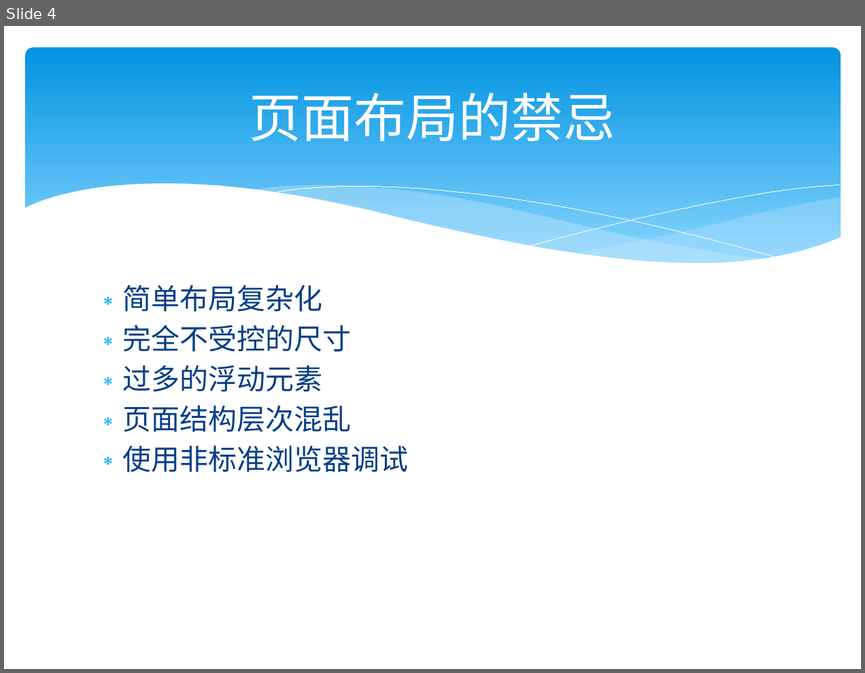
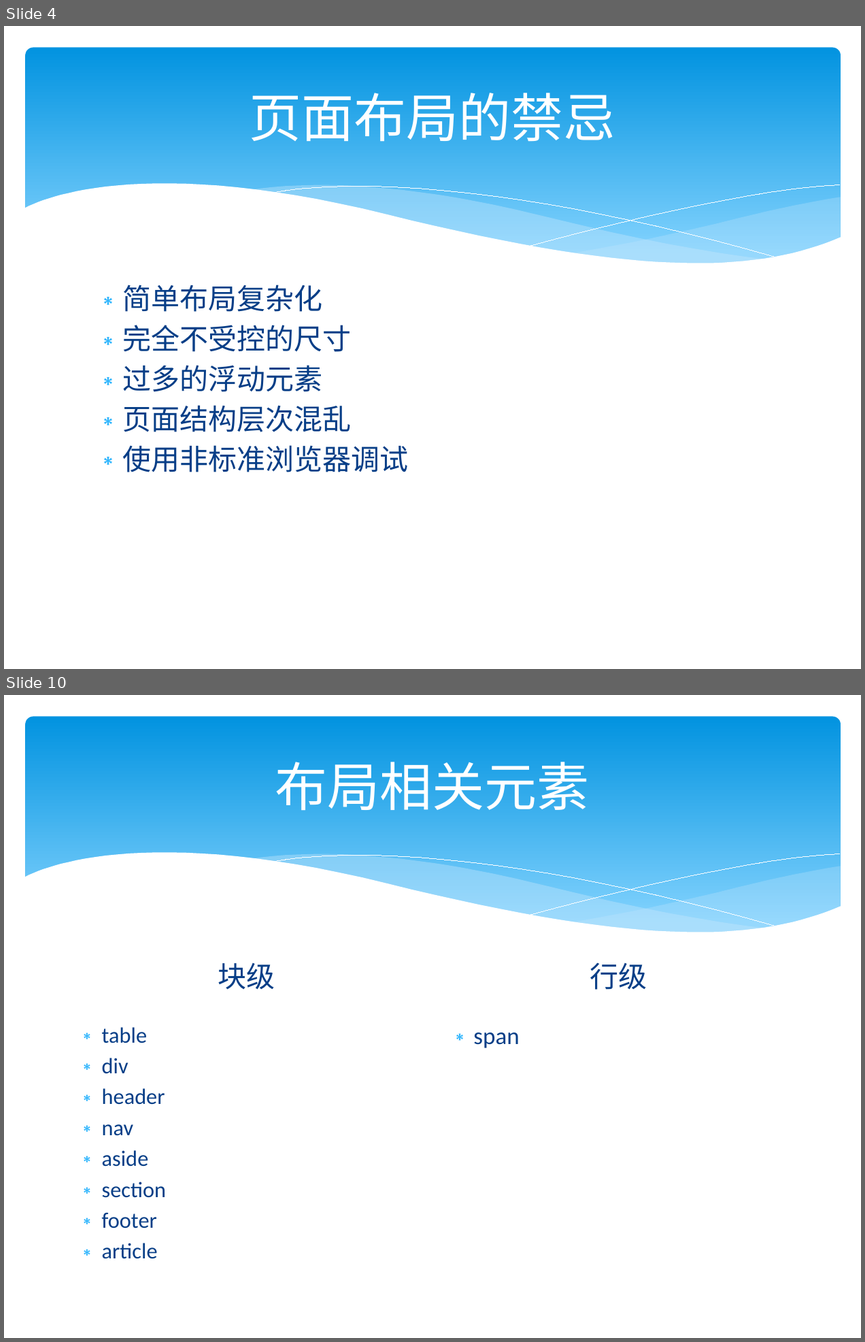
Before and after one commit to Hawkeyes0/HTML5-Test, a slide deck: Tour/Web前端技术_布局.pptx. Shown one above the other, each under a label of ours: slide 4 before the commit, slides 4 and 10 after it; the slides between them are not shown. The pictures are 865x673 and 865x1342 pixels, drawn with LibreOffice and Linux fonts; fonts in the diff are those of the drawing. Boxes give left, top, right and bottom in pixels: in the first picture for what was removed or moved away, otherwise in the second. Text is boxed around its words. In the diff, an @@ line names an element or a change of style, - is before the commit and + after.

Commit message:
更新布局资料

```diff
--- a/Tour/Web前端技术_布局.pptx
+++ b/Tour/Web前端技术_布局.pptx
@@ slide 10 added at bbox=[4, 695, 861, 1338], background #FFFFFF; not listed: 6 template elements that a slide beside it also shows @@
@@ title added at bbox=[275, 762, 589, 811], 44 pt, text #FFFFFF @@
+布局相关元素
@@ text added at bbox=[218, 963, 275, 989], 24 pt, text #073E87 @@
+块级
@@ text added at bbox=[590, 962, 647, 989], 24 pt, text #073E87 @@
+行级
@@ text added at bbox=[102, 1027, 166, 1259], 18.5 pt, text #073E87 @@
+∗ table
+∗ div
+∗ header
+∗ nav
+∗ aside
+∗ section
+∗ footer
+∗ article
@@ text added at bbox=[473, 1032, 519, 1048], 20 pt, text #073E87 @@
+∗ span
```
Also in this commit, not shown: 3 slides changed, 18 other slides added, 3 other files.
